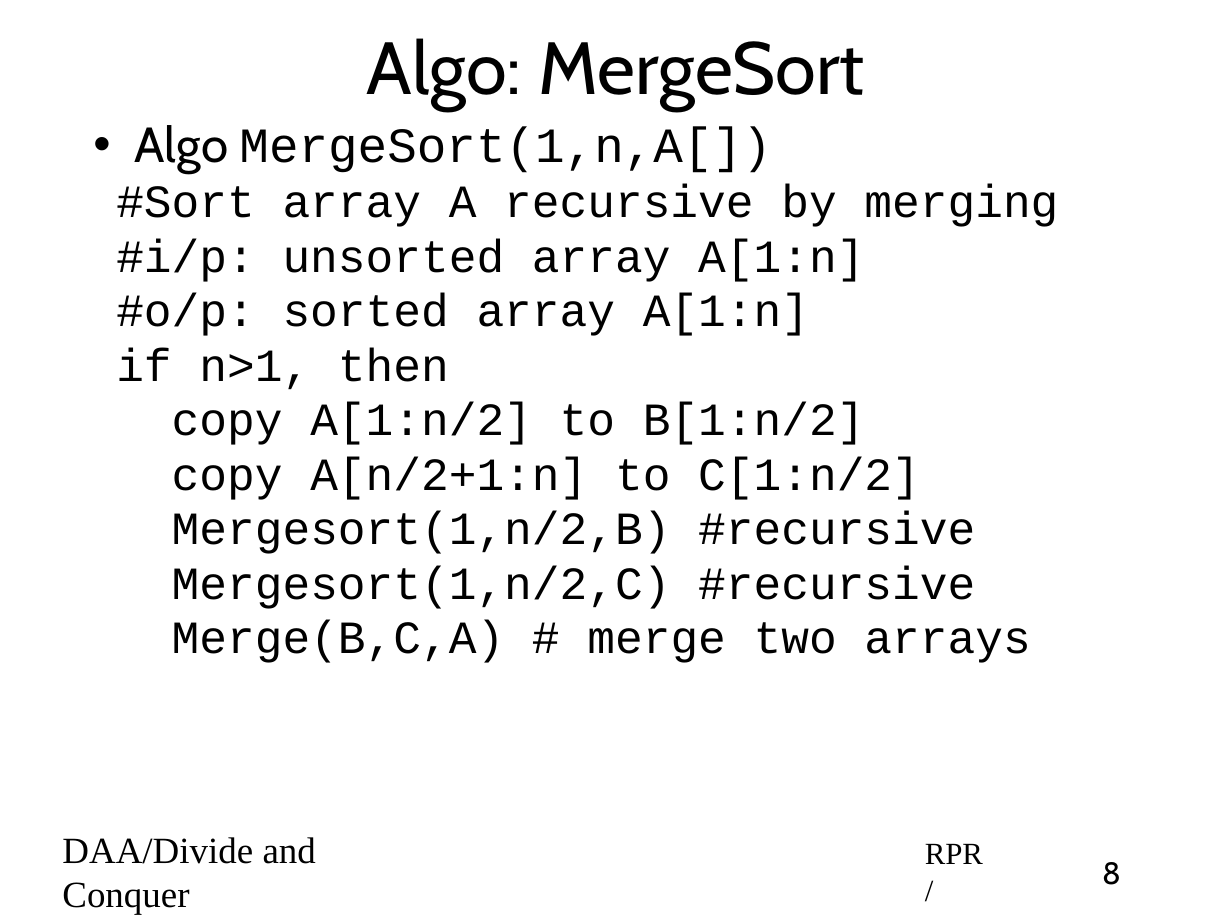
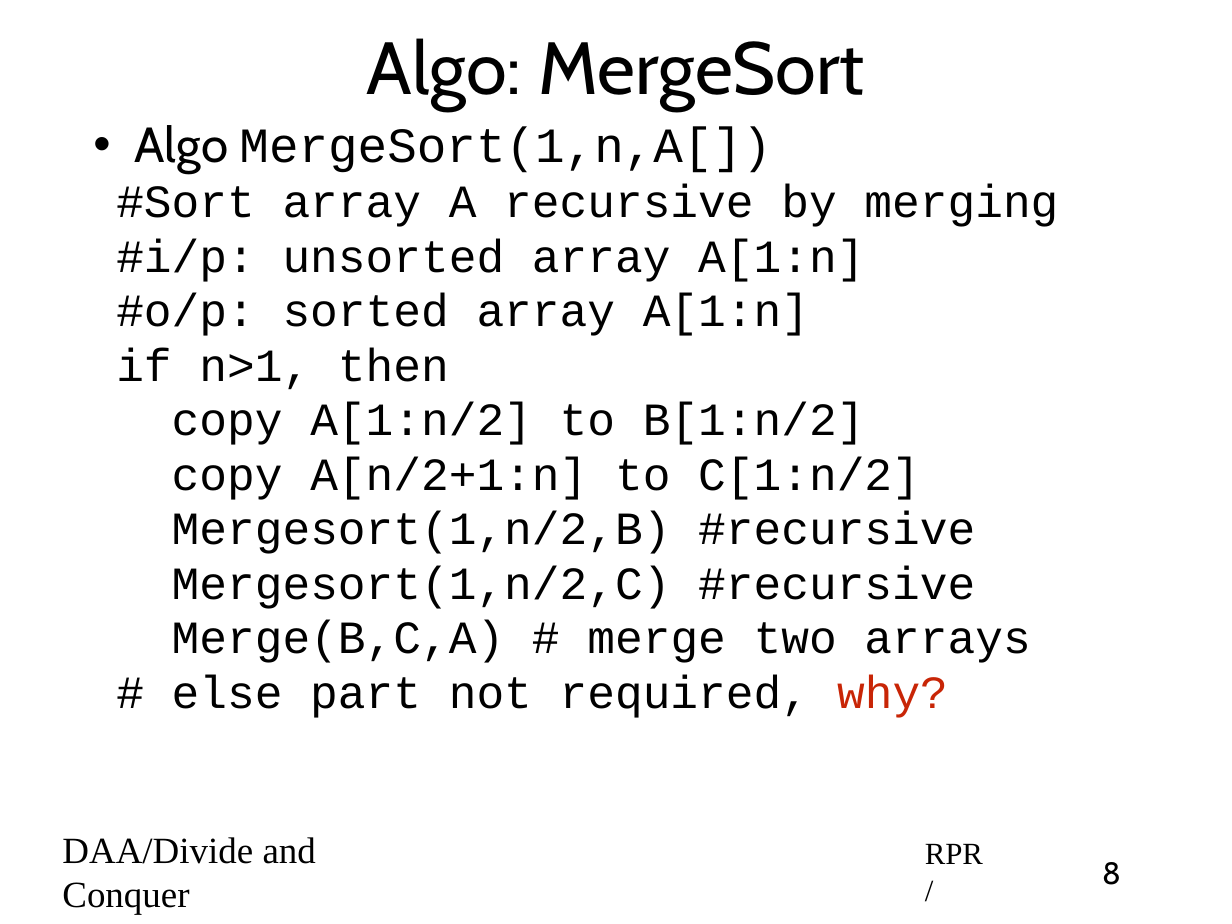
Before and after one commit to rprustagi/2019_20-Even-18CS42-DAA, a slide deck: slide 8 of Slides/2020-Even-DAA-L11-Divide-Conquer-MergeSort.pptx. Drawn at 1232x924 pixels with LibreOffice and Linux fonts; fonts in the diff are those of the drawing. Boxes give left, top, right and bottom in pixels: in the first picture for what was removed or moved away, otherwise in the second. Text is boxed around its words. In the diff, an @@ line names an element or a change of style, - is before the commit and + after.

Commit message:
added inplace merge and 3-way merge

```diff
--- a/Slides/2020-Even-DAA-L11-Divide-Conquer-MergeSort.pptx
+++ b/Slides/2020-Even-DAA-L11-Divide-Conquer-MergeSort.pptx
@@ text at (172,675,948,718): paragraph added @@
+  # else part not required, why?
```
Also in this commit, not shown: 1 other slide changed, 2 slides added, 1 other file.
